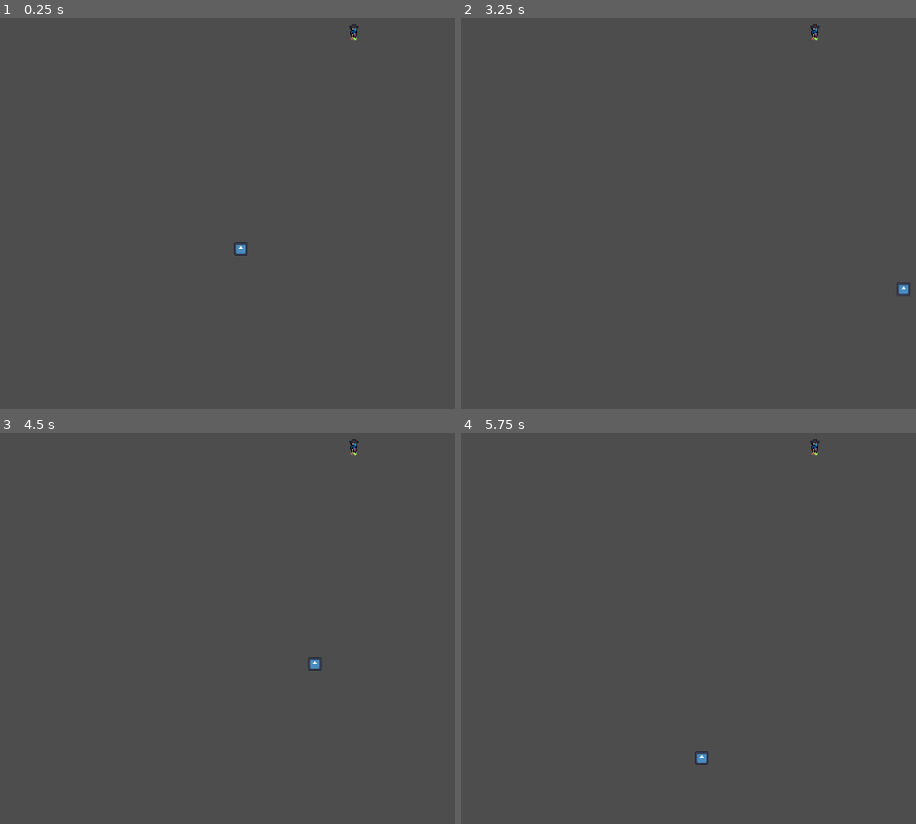
Above: before the commit, frames 1-4 (two rows, left to right).
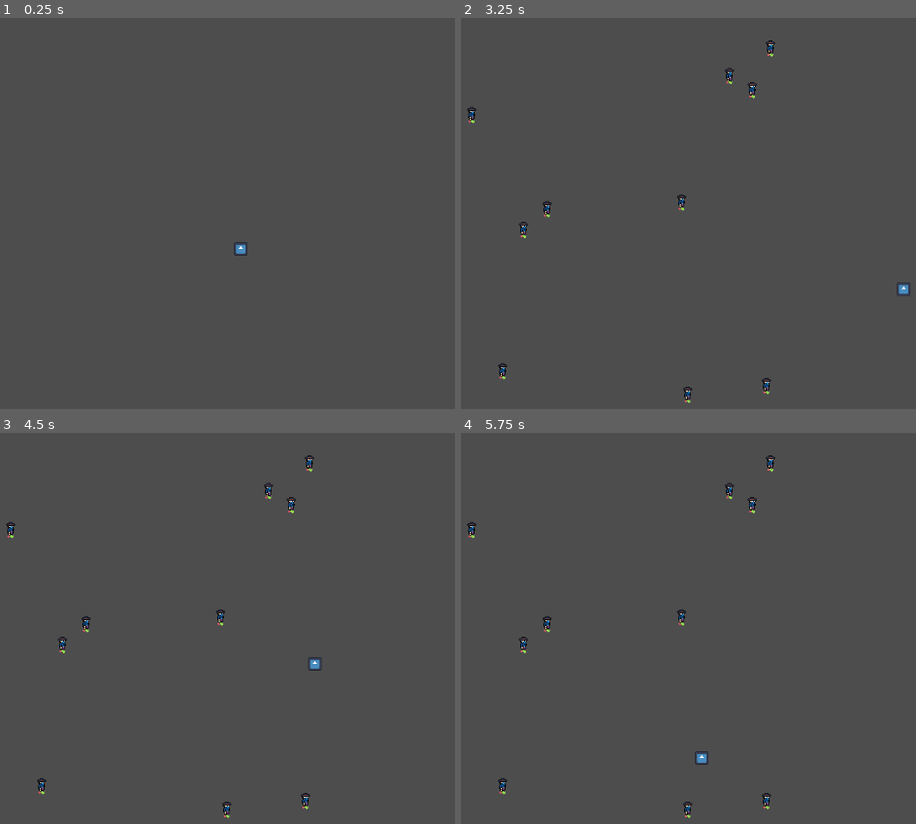
Above: after the commit, the same moments.

Repository: Mastersujo/RougeLIke
Game: Godot game, scene res://Scenes/level1/Level_A.tscn
The game is run twice, just before and just after one commit, with the same random seed, the same clock (stepped at 60 frames per second) and the same inputs. The engine's default icon, where the game draws it, is replaced by a stand-in: a white triangle on a blue panel in a dark square.
Inputs:
- Up to frame 1 (0.25 s): no input
- Up to frame 2 (3.25 s): tap Enter at 0.5 s; hold D (right) 0.53-1.28 s; hold S (down) 1.28-2.03 s; tap Space at 2 s; hold D (right) 2.03-2.78 s; hold W (up) from 2.78 s (still down)
- Up to frame 3 (4.5 s): release W (up) at 3.53 s; hold A (left) from 3.53 s (still down)
- Up to frame 4 (5.75 s): release A (left) at 5.03 s; hold S (down) from 5.03 s (still down)

The runs differ from the first frame. In frame 1, less than 0.1% of the frame differs, in the area x 76-79%, y 1-6%; in frame 2, 0.6%, in the area x 1-79%, y 1-99%; in frame 3, 0.6%; in frame 4, 0.6%.

Commit message:
enemy spawn method

Diff:
--- a/Scenes/level1/Level_A.tscn
+++ b/Scenes/level1/Level_A.tscn
@@ -7,3 +7,13 @@
 
 [node name="SpawnPosition" type="Marker2D" parent="."]
 position = Vector2(89, 41)
+
+[node name="EnemyList" type="Node2D" parent="."]
+
+[node name="Timers" type="Node2D" parent="."]
+
+[node name="EnemySpawner" type="Timer" parent="Timers"]
+wait_time = 3.0
+autostart = true
+
+[connection signal="timeout" from="Timers/EnemySpawner" to="." method="_on_enemy_spawner_timeout"]
--- a/Scripts/level_a.gd
+++ b/Scripts/level_a.gd
@@ -4,35 +4,47 @@
 
 var rng:RandomNumberGenerator = RandomNumberGenerator.new()
 
-const Enemy = preload("uid://wwgshqeenkyn")
 var enemy_directory = "res://Scenes/enemies/level 1/"
 var enemy_list:Array = [] ##list of enemy scenes to shuffle
-var no_of_enemies:int = 0
 
+var enemies_in_scene:int = 10##number of enemies on screen, increase this and enemy total for more madness
+var enemys_per_level:int = 100##total number of enemies in level, can just decrease this each time an enemy is spawned
+@onready var node_containing_enemies: Node2D = $EnemyList##put enemies here to count them
+@onready var enemy_spawner: Timer = $Timers/EnemySpawner##spawn enemies on timeout
 
-@onready var spawn_position: Marker2D = $SpawnPosition
+@onready var player_spawn_position: Marker2D = $SpawnPosition
 
 func _ready() -> void:
-	GM.spawn_player(self, spawn_position.position)
-	GM.spawn_cam(self, spawn_position.global_position)
+	GM.spawn_player(self, player_spawn_position.position)
+	GM.spawn_cam(self, player_spawn_position.global_position)
 	get_enemy_list()
-	spawnenemy()
 
 func on_exit_scene():## must do this first before changing scene
 	remove_child(GM.player)
 	remove_child(GM.camera)
 
-func spawnenemy():
-	print(enemy_list)
-	var spawned_enemy = load("res://Scenes/enemies/level 1/" + enemy_list[0])
-	var enemy  = spawned_enemy.instantiate()
-	var spawn_location:Vector2 = Vector2(rng.randi_range(0, 300), rng.randi_range(0, -300))
-	enemy.global_position = spawn_location
-	add_child(enemy)
-	enemy_list.clear()
+func spawn_enemy():
+	if node_containing_enemies.get_child_count() < enemies_in_scene and enemies_in_scene < enemys_per_level:
+		var spawn_number = enemies_in_scene - node_containing_enemies.get_child_count()
+		for e in spawn_number:
+			if enemy_list.is_empty():
+				get_enemy_list()
+			enemy_list.shuffle()
+			var spawn_location = get_spawn_position()
+			if spawn_location != null:
+				var spawned_enemy = load("res://Scenes/enemies/level 1/" + enemy_list[0])
+				var enemy  = spawned_enemy.instantiate()
+				enemy.position = spawn_location
+				node_containing_enemies.add_child(enemy)
+				enemys_per_level -= 1
+
+func get_spawn_position():
+	var spawn_location:Vector2 = Vector2(rng.randi_range(-300, 300), rng.randi_range(300, -300))
+	if abs(spawn_location - GM.player.global_position) > Vector2(100,100):
+		return spawn_location
+	else:get_spawn_position()
 
 func get_enemy_list():##gives a count of files in directory, next rng from 0-size
-	no_of_enemies = 0
 	var dir = DirAccess.open(enemy_directory)
 	if dir == null:
 		pass
@@ -42,8 +54,9 @@
 		while enemy_name != "":
 			if !dir.current_is_dir():
 				enemy_list.append(enemy_name)
-				no_of_enemies += 1
 			enemy_name = dir.get_next()
 	dir.list_dir_end()
-	enemy_list.shuffle()
-	print(no_of_enemies, " enemy in enemy list directory")
+
+func _on_enemy_spawner_timeout() -> void:
+	print("timeout")
+	spawn_enemy()
--- a/Scripts/player.gd
+++ b/Scripts/player.gd
@@ -1,6 +1,7 @@
 extends CharacterBody2D
 
-@export var PlayerSpeed = 200
+@export var PlayerSpeed:float = 200.0
+
 
 # Called when the node enters the scene tree for the first time.
 func _ready() -> void:
--- a/project.godot
+++ b/project.godot
@@ -51,6 +51,16 @@
 , Object(InputEventKey,"resource_local_to_scene":false,"resource_name":"","device":-1,"window_id":0,"alt_pressed":false …(186 unchanged characters)…
 ]
 }
+LMB={
+"deadzone": 0.2,
+"events": [Object(InputEventMouseButton,"resource_local_to_scene":false,"resource_name":"","device":-1,"window_id":0,"alt_pressed":false,"shift_pressed":false,"ctrl_pressed":false,"meta_pressed":false,"button_mask":1,"position":Vector2(657, 17),"global_position":Vector2(666, 65),"factor":1.0,"button_index":1,"canceled":false,"pressed":true,"double_click":false,"script":null)
+]
+}
+RMB={
+"deadzone": 0.2,
+"events": [Object(InputEventMouseButton,"resource_local_to_scene":false,"resource_name":"","device":-1,"window_id":0,"alt_pressed":false,"shift_pressed":false,"ctrl_pressed":false,"meta_pressed":false,"button_mask":2,"position":Vector2(683, 11),"global_position":Vector2(692, 59),"factor":1.0,"button_index":2,"canceled":false,"pressed":true,"double_click":false,"script":null)
+]
+}
 
 [rendering]
 
Binary file added: art/Iron_Sword.png
Not shown, added: art/Iron_Sword.png.import
Binary file added: art/bullet.png
Not shown, added: art/bullet.png.import
